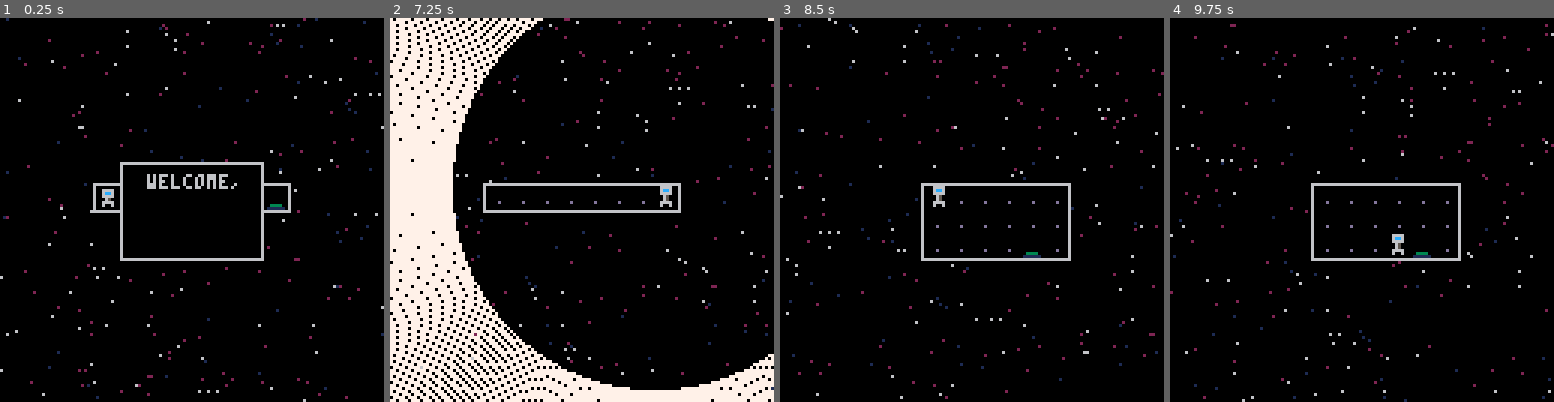
Above: before the commit, frames 1-4 (left to right).
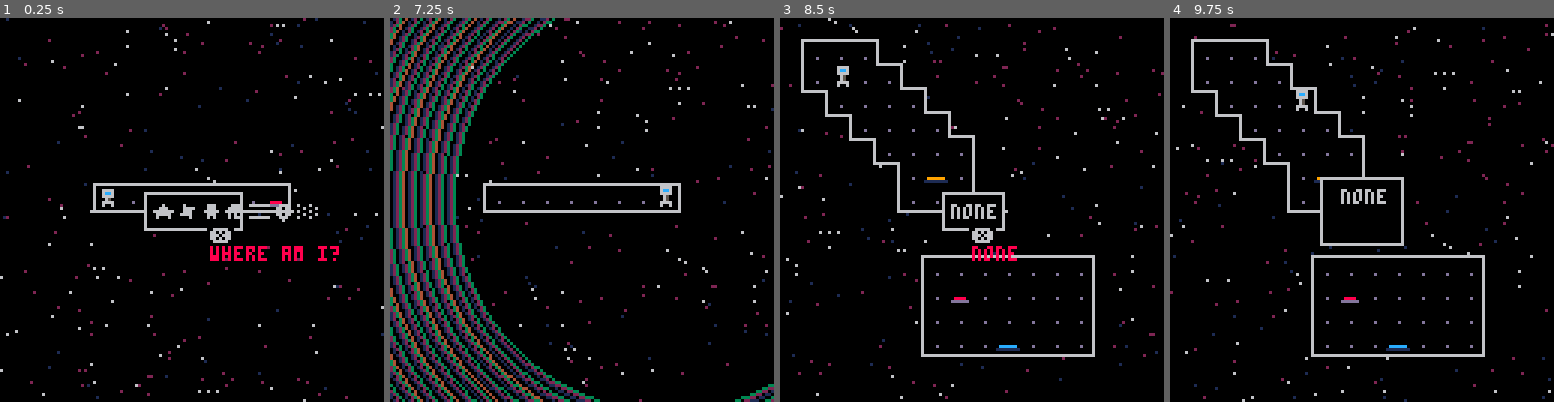
Above: after the commit, the same moments.

Repository: camerondugan/Pico8-Cartridges
Game: PICO-8 cartridge mygames/space.p8
The game is run twice, just before and just after one commit, with the same random seed, the same clock (stepped at 60 frames per second) and the same inputs.
Inputs:
- Up to frame 1 (0.25 s): no input
- Up to frame 2 (7.25 s): tap X (X key) at 0.33, 1.07, 1.85, 2.97, 4.08, 5.2, 6.32 s; hold Right 1.6-2.1 s; hold Up 2.15-2.42 s; hold Right 2.47-3.03 s; hold Left 3.08-3.58 s; hold Down 3.63-3.97 s; hold Right 4.02-4.68 s; hold Up 4.73-5.03 s; hold Left 5.08-5.68 s; hold Down 5.73-6.03 s; hold Right 6.08-6.58 s; hold Right 6.63-7.13 s; hold Up from 7.18 s (still down)
- Up to frame 3 (8.5 s): tap X (X key) at 7.43 s; release Up at 7.45 s; hold Right 7.5-8.07 s; hold Left from 8.12 s (still down)
- Up to frame 4 (9.75 s): tap X (X key) at 8.55, 9.67 s; release Left at 8.62 s; hold Down 8.67-9 s; hold Right 9.05-9.72 s

The runs differ from the first frame. In frame 1, 3.4% of the frame differs, in the area x 31-89%, y 37-64%; in frame 2, 29%, in the area x 0-100%, y 0-100%; in frame 3, 5.2%; in frame 4, 5.0%.

Commit message:
dialogue system works

Diff:
--- a/mygames/space.p8
+++ b/mygames/space.p8
@@ -80,7 +80,10 @@
 		get_input()
 		update_player()
 	end
-	if (playing) update_tiles()
+	if (playing) then
+	 update_tiles()
+	 manage_q() --text queue
+	end
 end
 
 function get_input()
@@ -117,7 +120,7 @@
 end
 
 function play_welcome_txt()
-		click_txt({"welcome,","please be wary","teleporting is dangerous"})
+	multi_ct(dialogue())
 end
 
 this_lvl=1
@@ -148,11 +151,12 @@
 	elseif (timer<.85) then
 		--execute lvl shift
 		paused=false
-		mx=this_lvl*16
+		mx=levels[this_lvl]*16
 		players={}
 		tiles={}
 		init_tiles()
 		this_lvl+=1
+		play_welcome_txt()
 	else
 		paused=false
 		lvl_tt=t()
@@ -268,12 +272,14 @@
 	circles=0
 end
 circles=0
+c_colors=rnd(6)
 function circle_out(p)
+	if (circles==0) c_colors=rnd(6)
 	local x,y=p.x,p.y
 	for i=0,circles do
-			circ(x,y,128-i,7)
-	end
-	circles+=3
+			circ(x+4,y+4,128-i,i%c_colors)
+	end
+	circles+=2.9
 end
 -->8
 --player
@@ -555,6 +561,26 @@
 box_c2=6 --grey
 box_txt={}
 
+text_c=0
+text_q={}
+--multiple click_texts at once
+function multi_ct(txts)
+	for txt in all(txts) do
+		add(text_q,txt)
+	end
+end
+
+--text queue
+function manage_q()
+	for i=1,#text_q do
+		local t = text_q[i]
+		if (t != nil)	add(d,t[1])
+	end
+	if (not dbox and #text_q>0) then
+		click_txt(text_q[1])
+		deli(text_q,1)
+	end
+end
 --enable click through text
 function click_txt(txt,i,x,y)
 	box_txt=txt
@@ -734,6 +760,94 @@
 	circfill(x,y,rad,c1)
 	circ(x,y,rad,c2)
 end
+-->8
+--dialogue
+
+---/ text that appears at the
+--   start of a level, but
+--   not connected to the level
+--   itself, just the nth room
+
+level_speak={
+	{{"★✽웃⌂▤☉░"},{"where am i?"}},
+	{{"none"},{"none", "and test"}},
+}
+
+function dialogue()
+	return level_speak[this_lvl]
+end
+…(72 lines of a section not shown)…
 
 
 
@@ -922,61 +1036,74 @@
 
 
 __gff__
-0000000000000000000001010101000000000000000000000001010101000000020000000000000000010100000000000000000000000000000000000000000000000000000000000000000000000000000000000000000000000000000000000000000000000000000000000000000000000000000000000000000000000000
+0000000000000000000001010101000000000000000000000001010101010100020000000000000000010100000000000000000000000000000000000000000000000000000000000000000000000000000000000000000000000000000000000000000000000000000000000000000000000000000000000000000000000000
 0000000000000000000000000000000000000000000000000000000000000000000000000000000000000000000000000000000000000000000000000000000000000000000000000000000000000000000000000000000000000000000000000000000000000000000000000000000000000000000000000000000000000000
 __map__
-1010101010101010101010101010101010101010101010101010101010101010101010101010100000000000000000000000000000000000000000000000000000000000000000000000000000000000000000000000000000000000000000000000000000000000000000000000000000000000000000000000000000000000
-1010101010101010101010101010101010101010101010101010101010101010101010101010100000000000000000000000000000000000000000000000000000000000000000000000000000000000000000000000000000000000000000000000000000000000000000000000000000000000000000000000000000000000
-1010101010101010101010101010101010101010101010101010101010101010101010101010100000000000000000000000000000000000000000000000000000000000000000000000000000000000000000000000000000000000000000000000000000000000000000000000000000000000000000000000000000000000
-1010101010101010101010101010101010101010101010101010101010101010101010101010100000000000000000000000000000000000000000000000000000000000000000000000000000000000000000000000000000000000000000000000000000000000000000000000000000000000000000000000000000000000
-1010101010101010101010101010101010101010101010101010101010101010101010101010100000000000000000000000000000000000000000000000000000000000000000000000000000000000000000000000000000000000000000000000000000000000000000000000000000000000000000000000000000000000
-1010101010101010101010101010101010101010101010101010101010101010101010101010100000000000000000000000000000000000000000000000000000000000000000000000000000000000000000000000000000000000000000000000000000000000000000000000000000000000000000000000000000000000
-101010190a0a0a0a0a0a0a0a1a1010101010101010190a0a0a0a0a0a1a101010101010101010100000000000000000000000000000000000000000000000000000000000000000000000000000000000000000000000000000000000000000000000000000000000000000000000000000000000000000000000000000000000
-1010100d010909090909092b0b10101010101010100d0109090909090b101010101010101010100000000000000000000000000000000000000000000000000000000000000000000000000000000000000000000000000000000000000000000000000000000000000000000000000000000000000000000000000000000000
-101010290c0c0c0c0c0c0c0c2a10101010101010100d0909090909090b101010101010101010100000000000000000000000000000000000000000000000000000000000000000000000000000000000000000000000000000000000000000000000000000000000000000000000000000000000000000000000000000000000
-1010101010101010101010101010101010101010100d090909092b090b101010101010101010100000000000000000000000000000000000000000000000000000000000000000000000000000000000000000000000000000000000000000000000000000000000000000000000000000000000000000000000000000000000
-101010101010101010101010101010101010101010290c0c0c0c0c0c2a101010101010101010100000000000000000000000000000000000000000000000000000000000000000000000000000000000000000000000000000000000000000000000000000000000000000000000000000000000000000000000000000000000
-1010101010101010101010101010101010101010101010101010101010101010101010101010100000000000000000000000000000000000000000000000000000000000000000000000000000000000000000000000000000000000000000000000000000000000000000000000000000000000000000000000000000000000
-1010101010101010101010101010101010101010101010101010101010101010101010101010100000000000000000000000000000000000000000000000000000000000000000000000000000000000000000000000000000000000000000000000000000000000000000000000000000000000000000000000000000000000
-1010101010101010101010101010101010101010101010101010101010101010101010101010100000000000000000000000000000000000000000000000000000000000000000000000000000000000000000000000000000000000000000000000000000000000000000000000000000000000000000000000000000000000
-1010101010101010101010101010101010101010101010101010101010101010101010101010100000000000000000000000000000000000000000000000000000000000000000000000000000000000000000000000000000000000000000000000000000000000000000000000000000000000000000000000000000000000
-1010101010101010101010101010101010101010101010101010101010101010101010101010100000000000000000000000000000000000000000000000000000000000000000000000000000000000000000000000000000000000000000000000000000000000000000000000000000000000000000000000000000000000
-1010101010101010101010101010101010101010101010101010101010101010101010101010100000000000000000000000000000000000000000000000000000000000000000000000000000000000000000000000000000000000000000000000000000000000000000000000000000000000000000000000000000000000
-1010101010101010101010101010101010101010101010101010101010101010101010101010100000000000000000000000000000000000000000000000000000000000000000000000000000000000000000000000000000000000000000000000000000000000000000000000000000000000000000000000000000000000
-1010101010101010101010101010101010101010101010101010101010101010101010101010100000000000000000000000000000000000000000000000000000000000000000000000000000000000000000000000000000000000000000000000000000000000000000000000000000000000000000000000000000000000
-…(36 lines of a section not shown)…
+1010101010101010101010101010101010101010101010101010101010101010190a0a0a1a10101010101010101010101010101010101010101010101010101010101010101010101010101010101010101010101010101010101010101010101010101010101010101010101010101010101010101010101010101010101010
+10101010101010101010101010101010101010101010101010101010101010100d0909091c1a101010101010101010101010101010101010101010101010101010101010101010101010101010101010101010101010101010101010101010101010101010101010101010101010101010101010101010101010101010101010
+10101010101010101010101010101010101010101010101010101010101010100d090109091c1a1010101010101010101010101010101010101010101010101010101010101010101010101010101010101010101010101010101010101010101010101010101010101010101010101010101010101010101010101010101010
+1010101010101010101010101010101010101010101010101010101010101010291e090909091c1a10101010101010101010101010101010101010101010101010101010101010101010101010101010101010101010101010101010101010101010101010101010101010101010101010101010101010101010101010101010
+101010101010101010101010101010101010101010101010101010101010101010291e090909091c1a101010101010101010101010101010101010101010101010101010101010101010101010101010101010101010101010101010101010101010101010101010101010101010101010101010101010101010101010101010
+10101010101010101010101010101010101010101010101010101010101010101010291e090909090b101010101010101010101010101010101010101010101010101010101010101010101010101010101010101010101010101010101010101010101010101010101010101010101010101010101010101010101010101010
+101010190a0a0a0a0a0a0a0a1a1010101010101010190a0a0a0a0a0a1a101010101010291e0920090b101010101010101010101010101010101010101010101010101010101010101010101010101010101010101010101010101010101010101010101010101010101010101010101010101010101010101010101010101010
+1010100d010909090909092b0b10101010101010100d0109090909090b101010101010100d0909090b101010101010101010101010101010101010101010101010101010101010101010101010101010101010101010101010101010101010101010101010101010101010101010101010101010101010101010101010101010
+101010290c0c0c0c0c0c0c0c2a10101010101010100d0909090909090b10101010101010290c0c0c2a101010101010101010101010101010101010101010101010101010101010101010101010101010101010101010101010101010101010101010101010101010101010101010101010101010101010101010101010101010
+1010101010101010101010101010101010101010100d09090909092b0b1010101010101010190a0a0a0a0a0a0a1a10101010101010101010101010101010101010101010101010101010101010101010101010101010101010101010101010101010101010101010101010101010101010101010101010101010101010101010
+101010101010101010101010101010101010101010290c0c0c0c0c0c2a10101010101010100d090909090909090b10101010101010101010101010101010101010101010101010101010101010101010101010101010101010101010101010101010101010101010101010101010101010101010101010101010101010101010
+101010101010101010101010101010101010101010101010101010101010101010101010100d092b09090909090b10101010101010101010101010101010101010101010101010101010101010101010101010101010101010101010101010101010101010101010101010101010101010101010101010101010101010101010
+101010101010101010101010101010101010101010101010101010101010101010101010100d090909090909090b10101010101010101010101010101010101010101010101010101010101010101010101010101010101010101010101010101010101010101010101010101010101010101010101010101010101010101010
+101010101010101010101010101010101010101010101010101010101010101010101010100d090909210909090b10101010101010101010101010101010101010101010101010101010101010101010101010101010101010101010101010101010101010101010101010101010101010101010101010101010101010101010
+10101010101010101010101010101010101010101010101010101010101010101010101010290c0c0c0c0c0c0c2a10101010101010101010101010101010101010101010101010101010101010101010101010101010101010101010101010101010101010101010101010101010101010101010101010101010101010101010
+1010101010101010101010101010101010101010101010101010101010101010101010101010101010101010101010101010101010101010101010101010101010101010101010101010101010101010101010101010101010101010101010101010101010101010101010101010101010101010101010101010101010101010
+1010101010101010101010101010101010101010101010101010101010101010101010101010101010101010101010101010101010101010101010101010101010101010101010101010101010101010101010101010101010101010101010101010101010101010101010101010101010101010101010101010101010101010
+1010101010101010101010101010101010101010101010101010101010101010101010101010101010101010101010101010101010101010101010101010101010101010101010101010101010101010101010101010101010101010101010101010101010101010101010101010101010101010101010101010101010101010
+1010101010101010101010101010101010101010101010101010101010101010101010101010101010101010101010101010101010101010101010101010101010101010101010101010101010101010101010101010101010101010101010101010101010101010101010101010101010101010101010101010101010101010
+1010101010101010101010101010101010101010101010101010101010101010101010101010101010101010101010101010101010101010101010101010101010101010101010101010101010101010101010101010101010101010101010101010101010101010101010101010101010101010101010101010101010101010
+1010101010101010101010101010101010101010101010101010101010101010101010101010101010101010101010101010101010101010101010101010101010101010101010101010101010101010101010101010101010101010101010101010101010101010101010101010101010101010101010101010101010101010
+1010101010101010101010101010101010101010101010101010101010101010101010101010101010101010101010101010101010101010101010101010101010101010101010101010101010101010101010101010101010101010101010101010101010101010101010101010101010101010101010101010101010101010
+1010101010101010101010101010101010101010101010101010101010101010101010101010101010101010101010101010101010101010101010101010101010101010101010101010101010101010101010101010101010101010101010101010101010101010101010101010101010101010101010101010101010101010
+1010101010101010101010101010101010101010101010101010101010101010101010101010101010101010101010101010101010101010101010101010101010101010101010101010101010101010101010101010101010101010101010101010101010101010101010101010101010101010101010101010101010101010
+1010101010101010101010101010101010101010101010101010101010101010101010101010101010101010101010101010101010101010101010101010101010101010101010101010101010101010101010101010101010101010101010101010101010101010101010101010101010101010101010101010101010101010
+1010101010101010101010101010101010101010101010101010101010101010101010101010101010101010101010101010101010101010101010101010101010101010101010101010101010101010101010101010101010101010101010101010101010101010101010101010101010101010101010101010101010101010
+1010101010101010101010101010101010101010101010101010101010101010101010101010101010101010101010101010101010101010101010101010101010101010101010101010101010101010101010101010101010101010101010101010101010101010101010101010101010101010101010101010101010101010
+1010101010101010101010101010101010101010101010101010101010101010101010101010101010101010101010101010101010101010101010101010101010101010101010101010101010101010101010101010101010101010101010101010101010101010101010101010101010101010101010101010101010101010
+1010101010101010101010101010101010101010101010101010101010101010101010101010101010101010101010101010101010101010101010101010101010101010101010101010101010101010101010101010101010101010101010101010101010101010101010101010101010101010101010101010101010101010
+1010101010101010101010101010101010101010101010101010101010101010101010101010101010101010101010101010101010101010101010101010101010101010101010101010101010101010101010101010101010101010101010101010101010101010101010101010101010101010101010101010101010101010
+1010101010101010101010101010101010101010101010101010101010101010101010101010101010101010101010101010101010101010101010101010101010101010101010101010101010101010101010101010101010101010101010101010101010101010101010101010101010101010101010101010101010101010
+1010101010101010101010101010101010101010101010101010101010101010101010101010101010101010101010101010101010101010101010101010101010101010101010101010101010101010101010101010101010101010101010101010101010101010101010101010101010101010101010101010101010101010
+…(36 lines of a section not shown)…
Not shown, changed: 156 lines of the sprite sheet (__gfx__) section of mygames/space.p8
